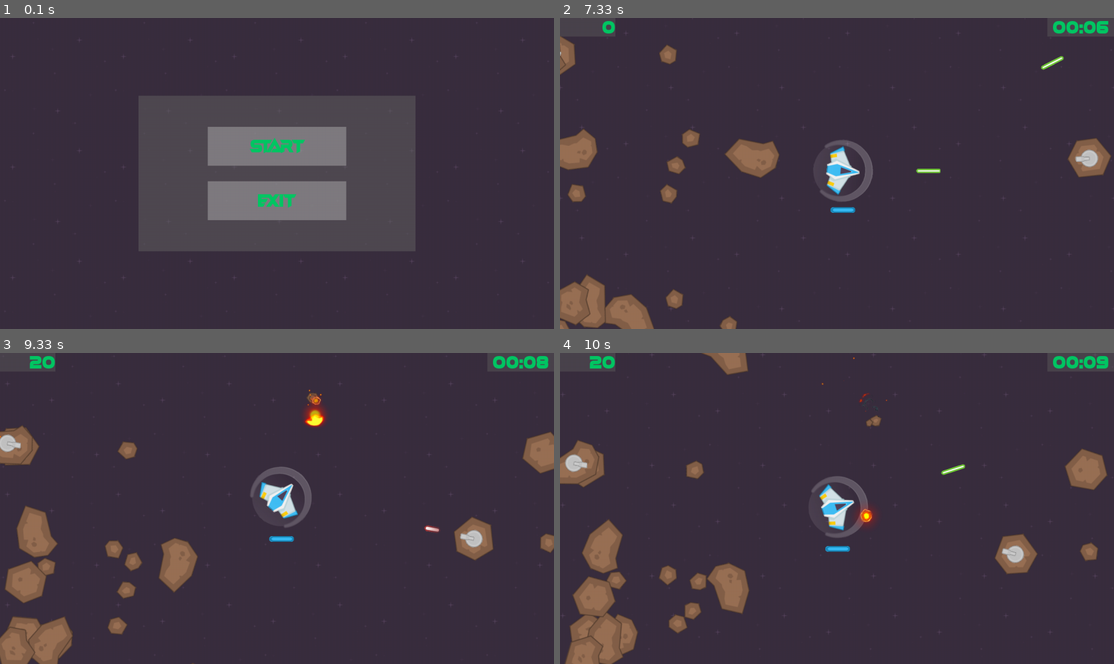
Above: before the commit, frames 1-4 (two rows, left to right).
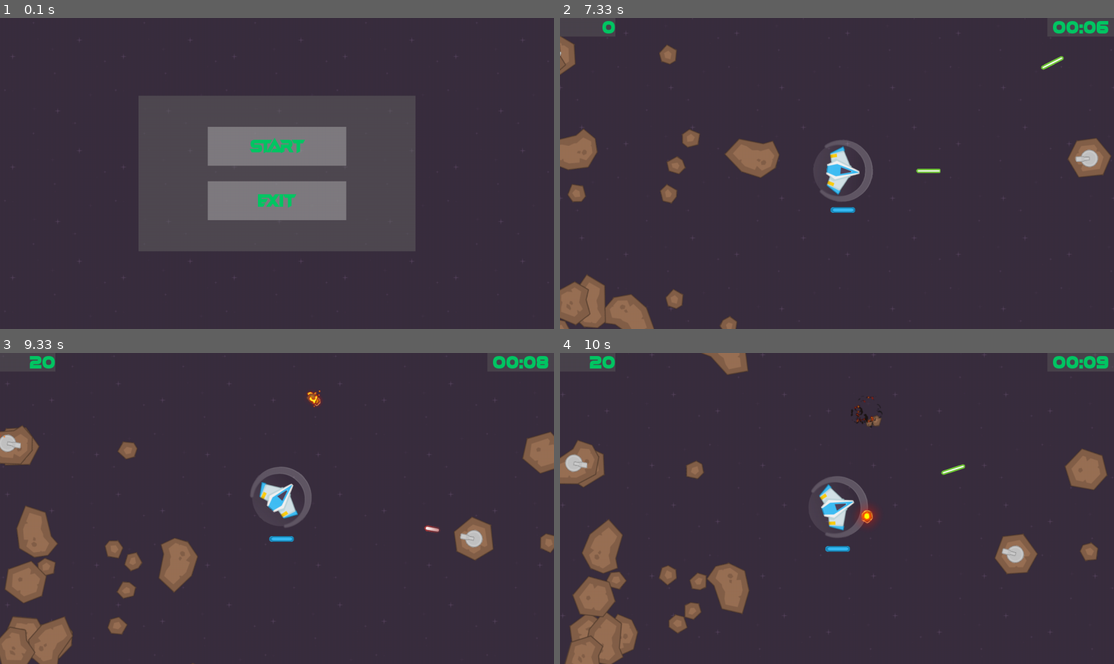
Above: after the commit, the same moments.

Repository: genericprogrammerdude/pygamengn
Game: pygame game, started from main.py
Two runs of this game, one before a commit and one after it. Both use one fixed random seed, a clock stepped at 60 frames per second and the inputs below.
Inputs:
- Up to frame 1 (0.1 s): no input
- Up to frame 2 (7.33 s): click "Start" at 0.38 s; tap Space at 0.67, 2.9, 5.53, 5.83, 6.03, 6.33, 6.53, 6.87, 7.17 s; hold D 1-1.47 s; hold W 1.5-1.8 s; hold D 1.83-2.3 s; hold A 2.33-2.87 s; hold A 3.57-3.97 s; hold W 4-4.37 s; hold D 4.4-5.03 s; hold S 5.07-5.43 s; hold A 5.47-5.93 s; hold D 5.97-6.43 s; hold W 6.47-6.77 s; hold D 6.8-7.27 s; hold A from 7.3 s (still down)
- Up to frame 3 (9.33 s): tap Space at 7.37, 7.67, 7.93, 8.27, 8.57, 8.7, 9.1 s; release A at 7.83 s; hold S 7.87-8.17 s; hold A 8.2-8.6 s; hold W 8.63-9 s; hold D from 9.03 s (still down)
- Up to frame 4 (10 s): tap Space at 9.4, 9.77 s; release D at 9.67 s; hold S from 9.7 s (still down)

Frames 1-2 are identical in both runs. In frame 3, 0.3% of the frame differs, in the area x 0-59%, y 11-28%; in frame 4, 0.1%.

Commit message:
Added GameObject.death_effect_callback() to improve how Ship propagates its own death.

Diff:
--- a/GameEngine/animated_texture.py
+++ b/GameEngine/animated_texture.py
@@ -45,11 +45,15 @@
             if self.animation_time > self.duration:
                 self.reset()
                 self.kill()
+                if self.done_callback:
+                    self.done_callback()
+                    self.done_callback = None
 
-    def play(self):
+    def play(self, done_callback=None):
         self.is_playing = True
         self.set_heading(random.randint(0, 360))
         self.atlas_index = random.randint(0, len(self.asset.frames) - 1)
+        self.done_callback = done_callback
 
     def reset(self):
         """Resets the animation and leaves the object ready to play from the start."""
--- a/GameEngine/game_object.py
+++ b/GameEngine/game_object.py
@@ -115,7 +115,7 @@
         if self.alive() and self.death_effect:
             effect = GameObjectFactory.create(self.death_effect)
             effect.set_pos(self.pos)
-            effect.play()
+            effect.play(self.death_effect_callback)
         self.kill()
 
     def add_to_groups(self, groups):
@@ -129,6 +129,10 @@
     def set_parent(self, parent):
         """Sets this game object's parent."""
         self.parent = parent
+
+    def death_effect_callback(self):
+        """Callback for when the death effect is done playing."""
+        pass
 
     @classmethod
     def get_root_parent(cls, gob):
--- a/ship.py
+++ b/ship.py
@@ -46,11 +46,11 @@
     def add_score(self, score):
         self.score += score
 
-    def die(self, instigator):
-        for callback in self.death_callbacks:
-            callback()
-        super().die(instigator)
-
     def die_callback(self, callback):
         """Adds a callback to invoke when this game object dies."""
         self.death_callbacks.append(callback)
+
+    def death_effect_callback(self):
+        """Callback for when the death effect is done playing."""
+        for callback in self.death_callbacks:
+            callback()
--- a/space_shooter_game.py
+++ b/space_shooter_game.py
@@ -142,7 +142,6 @@
 
     def handle_player_death(self):
         """Invoked when the player dies."""
-        self.killing = True
         self.mode = Mode.MAIN_MENU
         self.player = None
 
